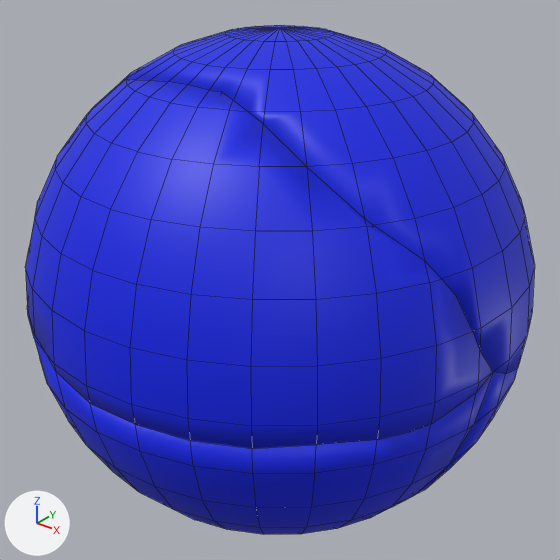
What one commit did to the Blender file Assets/Art/Meshes/Blender files/Orbe_PlayStation.blend.
One viewpoint serves both versions: a 50 mm camera at (1.805, -2.255, 1.398) aimed at (0.0, 0.0, 0.0). The axes (+X, +Y, +Z) are drawn at lower left. The lights are the same throughout. Mesh edges are drawn as thin lines.

In view in the first picture: 'Orbe_PlayStation_F1', 'Orbe_PlayStation_F3', 'Orbe_PlayStation_F4', 'Orbe_PlayStation_F5'.
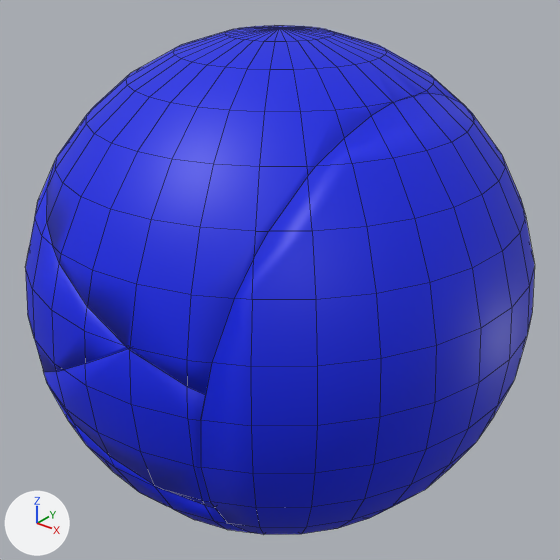
The change, as a list of edits to the scene's bpy script:
```text
Add me_cube_009:
    me_cube_009.from_pydata(...)  # 202 vertices, 192 faces; spans x -0.89..0.43, y -0.94..0.92, z -1.0..-0.2
    me_cube_009.polygons.foreach_set('use_smooth', [True] * 192)
    # faces by material slot: [183, 9]
    me_cube_009.materials.append(mat_material_002)  # blue #001fe7
    me_cube_009.materials.append(mat_material_001)  # red #e70a00
Add me_cube_005:
    me_cube_005.from_pydata(...)  # 137 vertices, 115 faces; spans x -1.0..0.26, y -0.99..0.99, z -0.44..0.65
    me_cube_005.polygons.foreach_set('use_smooth', [True] * 115)
    # faces by material slot: [106, 9]
    me_cube_005.materials.append(mat_material_002)  # blue #001fe7
    me_cube_005.materials.append(mat_material_001)  # red #e70a00
Add me_cube_004:
    me_cube_004.from_pydata(...)  # 210 vertices, 203 faces; spans x -0.76..0.56, y -0.96..0.93, z 0.09..1.0
    me_cube_004.polygons.foreach_set('use_smooth', [True] * 203)
    # faces by material slot: [194, 9]
    me_cube_004.materials.append(mat_material_002)  # blue #001fe7
    me_cube_004.materials.append(mat_material_001)  # red #e70a00
Add me_cube_008:
    me_cube_008.from_pydata(...)  # 162 vertices, 142 faces; spans x 0.34..1.0, y -0.9..0.87, z -0.93..0.83
    me_cube_008.polygons.foreach_set('use_smooth', [True] * 142)
    # faces by material slot: [134, 8]
    me_cube_008.materials.append(mat_material_002)  # blue #001fe7
    me_cube_008.materials.append(mat_material_001)  # red #e70a00
Add me_cube_007:
    me_cube_007.from_pydata(...)  # 79 vertices, 63 faces; spans x -0.55..0.5, y -1.0..1.0, z -0.5..0.26
    me_cube_007.polygons.foreach_set('use_smooth', [True] * 63)
    # faces by material slot: [55, 8]
    me_cube_007.materials.append(mat_material_002)  # blue #001fe7
    me_cube_007.materials.append(mat_material_001)  # red #e70a00
Change ob_orbe_playstation_f1:
    ob_orbe_playstation_f1: bpy.data.objects.new('Orbe_PlayStation_F1', me_sphere_007) -> bpy.data.objects.new('Orbe_PlayStation_F1', me_cube_007)
Change ob_orbe_playstation_f2:
    ob_orbe_playstation_f2: bpy.data.objects.new('Orbe_PlayStation_F2', me_sphere_008) -> bpy.data.objects.new('Orbe_PlayStation_F2', me_cube_008)
Change ob_orbe_playstation_f3:
    ob_orbe_playstation_f3: bpy.data.objects.new('Orbe_PlayStation_F3', me_sphere_009) -> bpy.data.objects.new('Orbe_PlayStation_F3', me_cube_004)
Change ob_orbe_playstation_f4:
    ob_orbe_playstation_f4: bpy.data.objects.new('Orbe_PlayStation_F4', me_sphere_011) -> bpy.data.objects.new('Orbe_PlayStation_F4', me_cube_005)
Change ob_orbe_playstation_f5:
    ob_orbe_playstation_f5: bpy.data.objects.new('Orbe_PlayStation_F5', me_sphere_014) -> bpy.data.objects.new('Orbe_PlayStation_F5', me_cube_009)
```

Changed parts and their boxes (x1, y1, x2, y2) in the pictures (560 x 560 px):
'Orbe_PlayStation_F1', reshaped: before (25, 79, 493, 449); after (44, 348, 214, 507)
'Orbe_PlayStation_F2', reshaped (not visible before): after (201, 93, 534, 534)
'Orbe_PlayStation_F3', reshaped: before (415, 369, 518, 495); after (47, 26, 467, 395)
'Orbe_PlayStation_F5', reshaped: before (120, 26, 534, 374); after (50, 389, 250, 533)
'Orbe_PlayStation_F4', reshaped: before (27, 307, 493, 534); after (25, 162, 129, 372)
